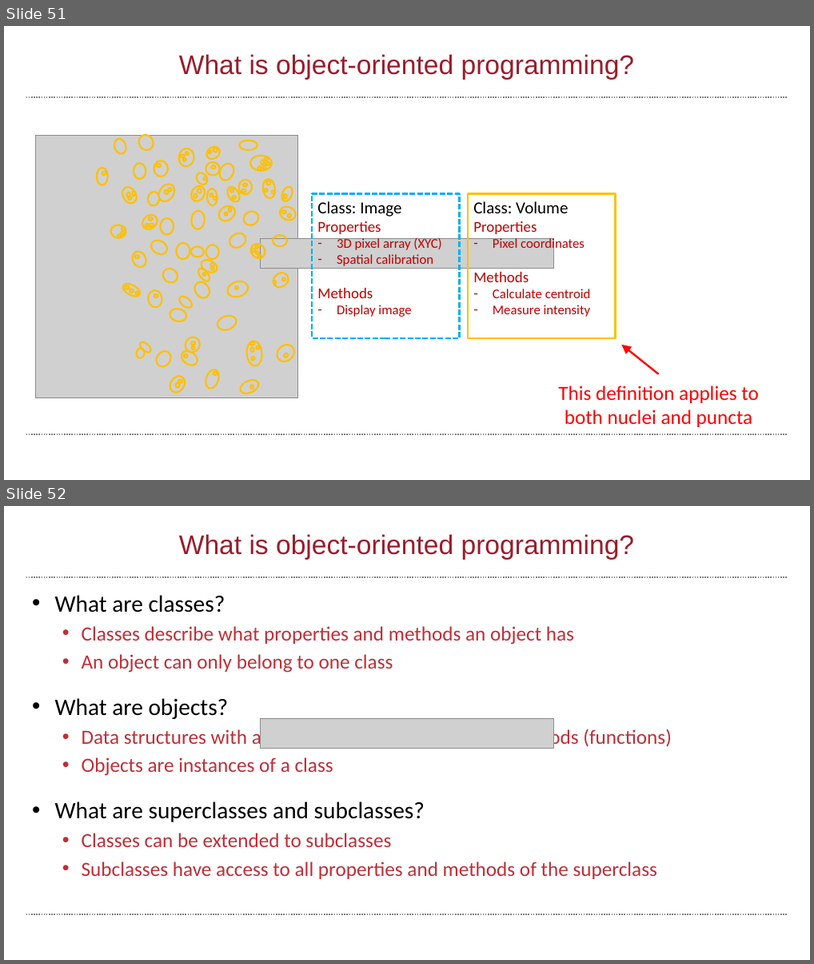
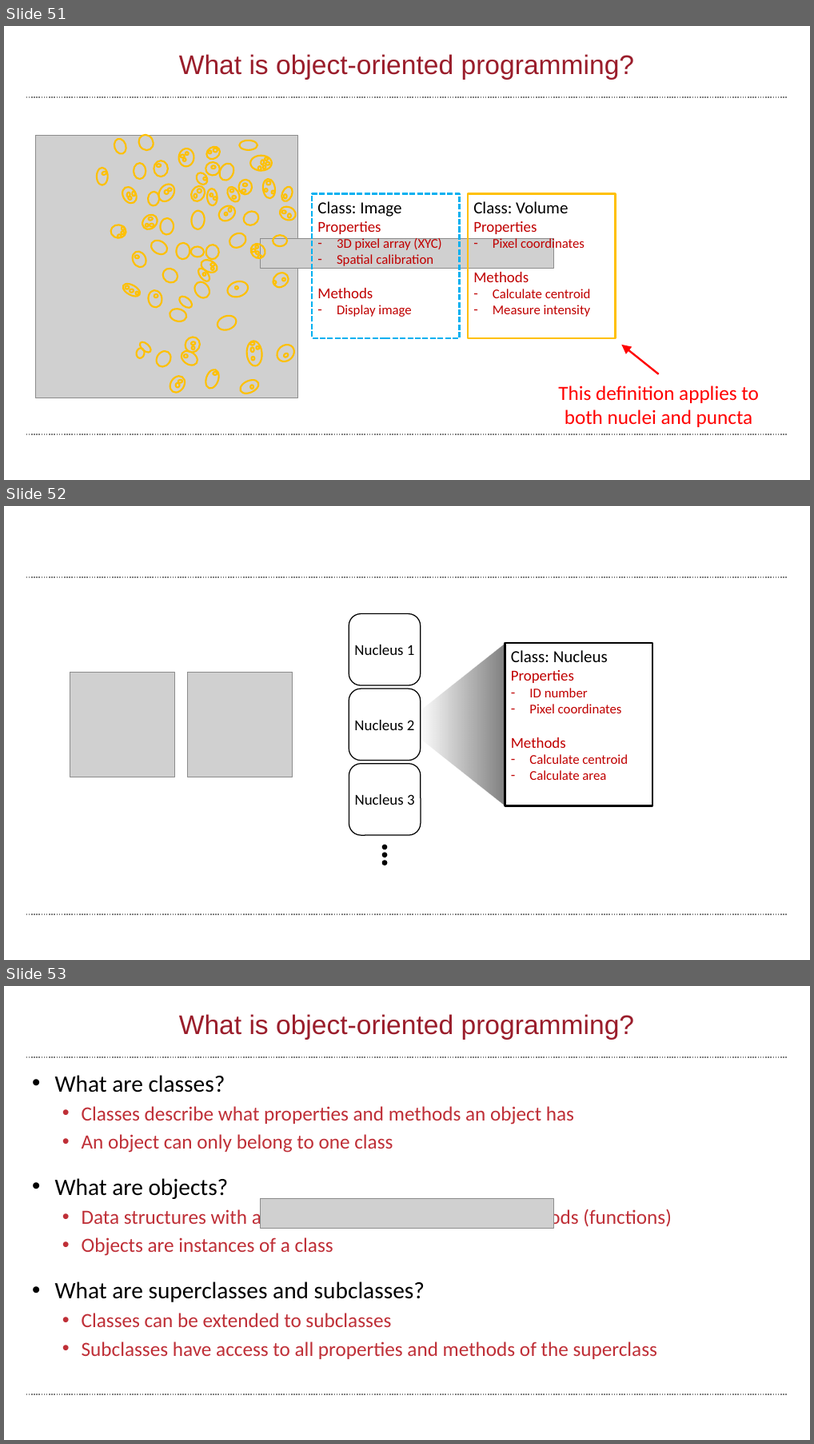
Before and after one commit to wbif-bristol/MATLAB-course, a slide deck: Session 3 - Advanced data structures/MATLAB Session 3.pptx. Shown one above the other, each under a label of ours: slides 51 and 52 before the commit, slides 51, 52 and 53 after it. The pictures are 814x964 and 814x1444 pixels, drawn with LibreOffice and Linux fonts; fonts in the diff are those of the drawing; grey boxes stand for pictures; background and template pictures are left out. Boxes give left, top, right and bottom in pixels: in the first picture for what was removed or moved away, otherwise in the second. Text is boxed around its words. In the diff, an @@ line names an element or a change of style, - is before the commit and + after.

```diff
--- a/Session 3 - Advanced data structures/MATLAB Session 3.pptx
+++ b/Session 3 - Advanced data structures/MATLAB Session 3.pptx
@@ slide 52 added at (4,506,810,960), background #FFFFFF; not listed: 2 template elements that a slide beside it also shows @@
@@ triangle added at (402,644,505,806), fill gradient #000000 @@
@@ rectangle added at (506,643,653,805), outline #000000 2.25 pt, 16 pt, text #C00000 @@
+Class: Nucleus
+Properties
+– ID number
+– Pixel coordinates
+Methods
+– Calculate centroid
+– Calculate area
@@ picture added at (70,672,175,777) @@
@@ picture added at (187,672,293,777) @@
@@ group added at (349,614,421,865): 3 texts, 3 rounded rectangles, 3 ellipses @@
+Nucleus 1
+Nucleus 2
+Nucleus 3
@@ what was slide 52 is now slide 53 @@
```
Also in this commit, not shown: 11 slides changed, 1 slide removed, 9 other files.
